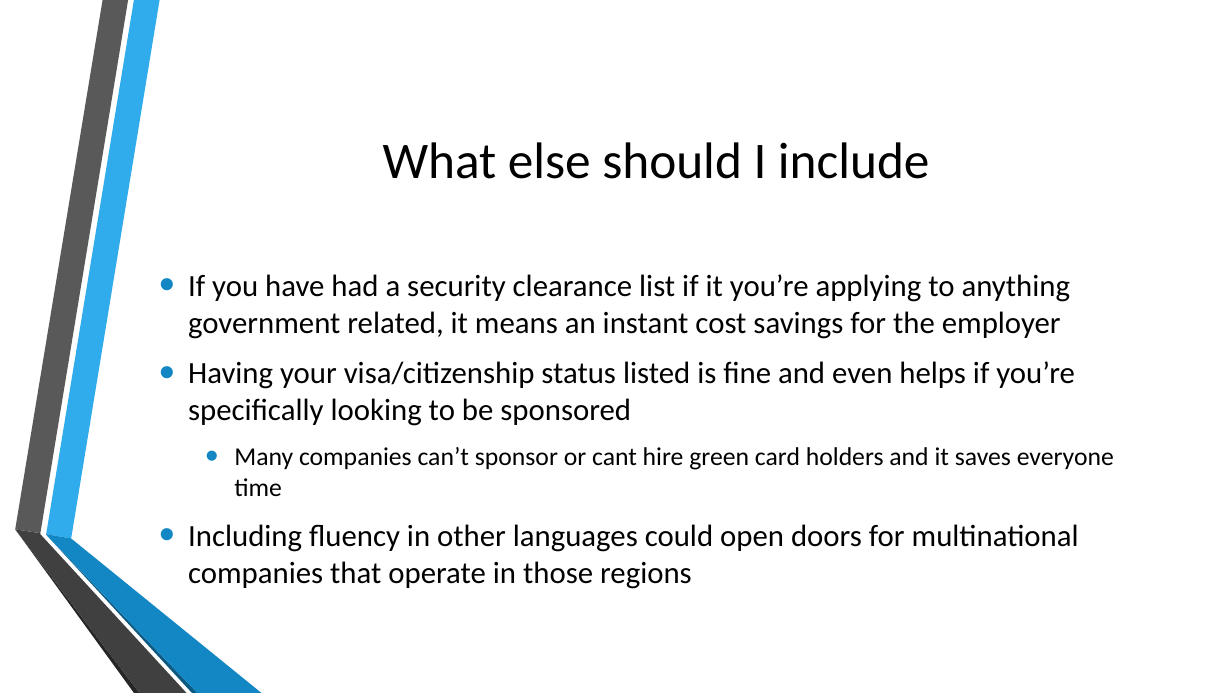
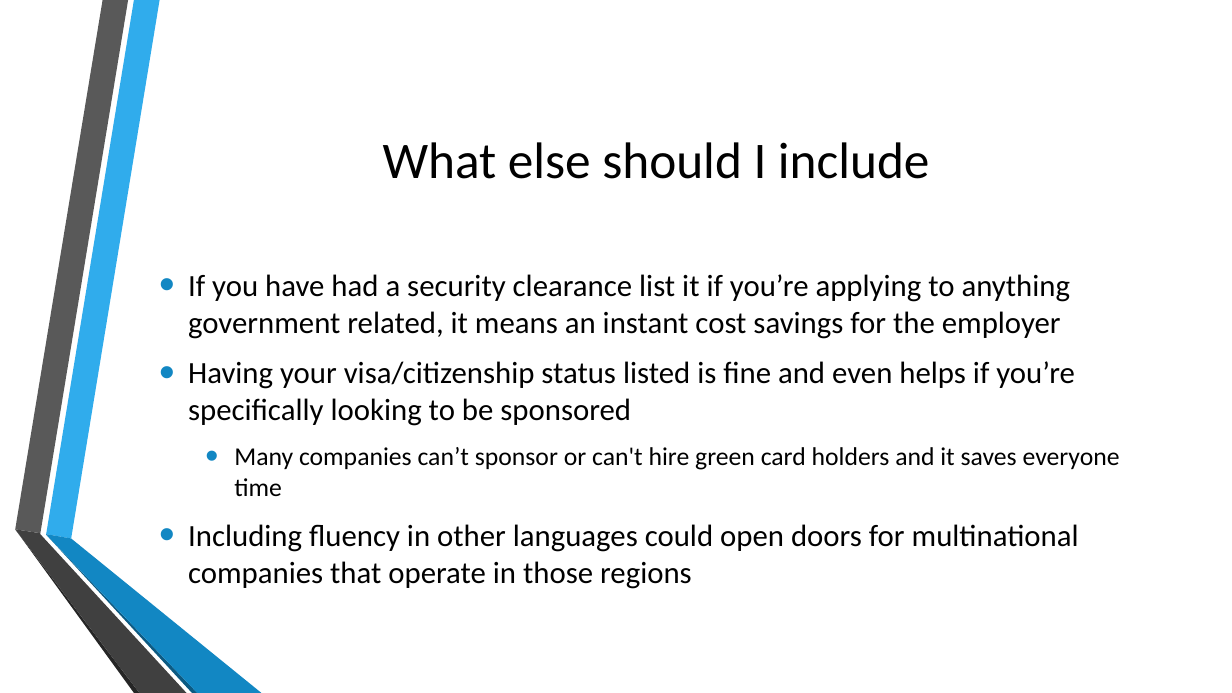
Before and after one commit to prakitmohal/presentations, a slide deck: slide 15 of Resumes 101.pptx. Drawn at 1232x693 pixels with LibreOffice and Linux fonts; fonts in the diff are those of the drawing; background and template pictures are left out. Boxes give left, top, right and bottom in pixels: in the first picture for what was removed or moved away, otherwise in the second. Text is boxed around its words. In the diff, an @@ line names an element or a change of style, - is before the commit and + after.

```diff
--- a/Resumes 101.pptx
+++ b/Resumes 101.pptx
@@ text at (188,274,1071,339): text changed @@
-• If you have had a security clearance list if it you’re applying to anything government related, it means an instant cost savings for the employer
+• If you have had a security clearance list it if you’re applying to anything government related, it means an instant cost savings for the employer
@@ text at (234,447,1120,496): text changed @@
-  • Many companies can’t sponsor or cant hire green card holders and it saves everyone time
+  • Many companies can’t sponsor or can't hire green card holders and it saves everyone time
```
Also in this commit, not shown: 15 other slides changed, 1 slide added, 1 other file.
